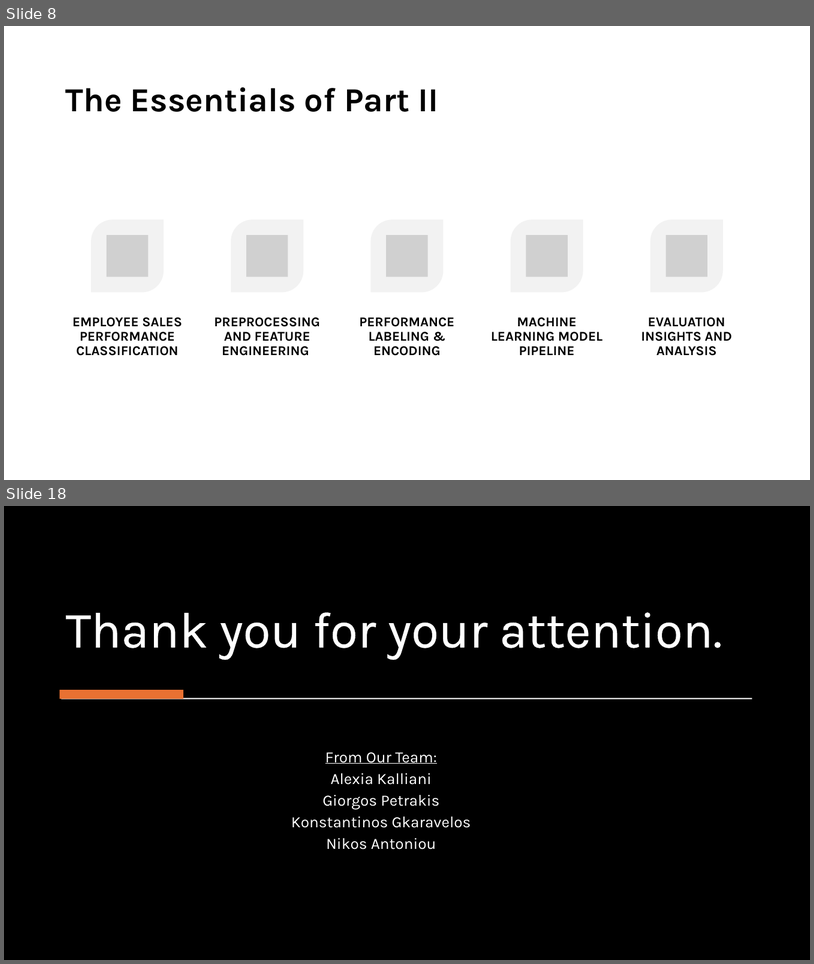
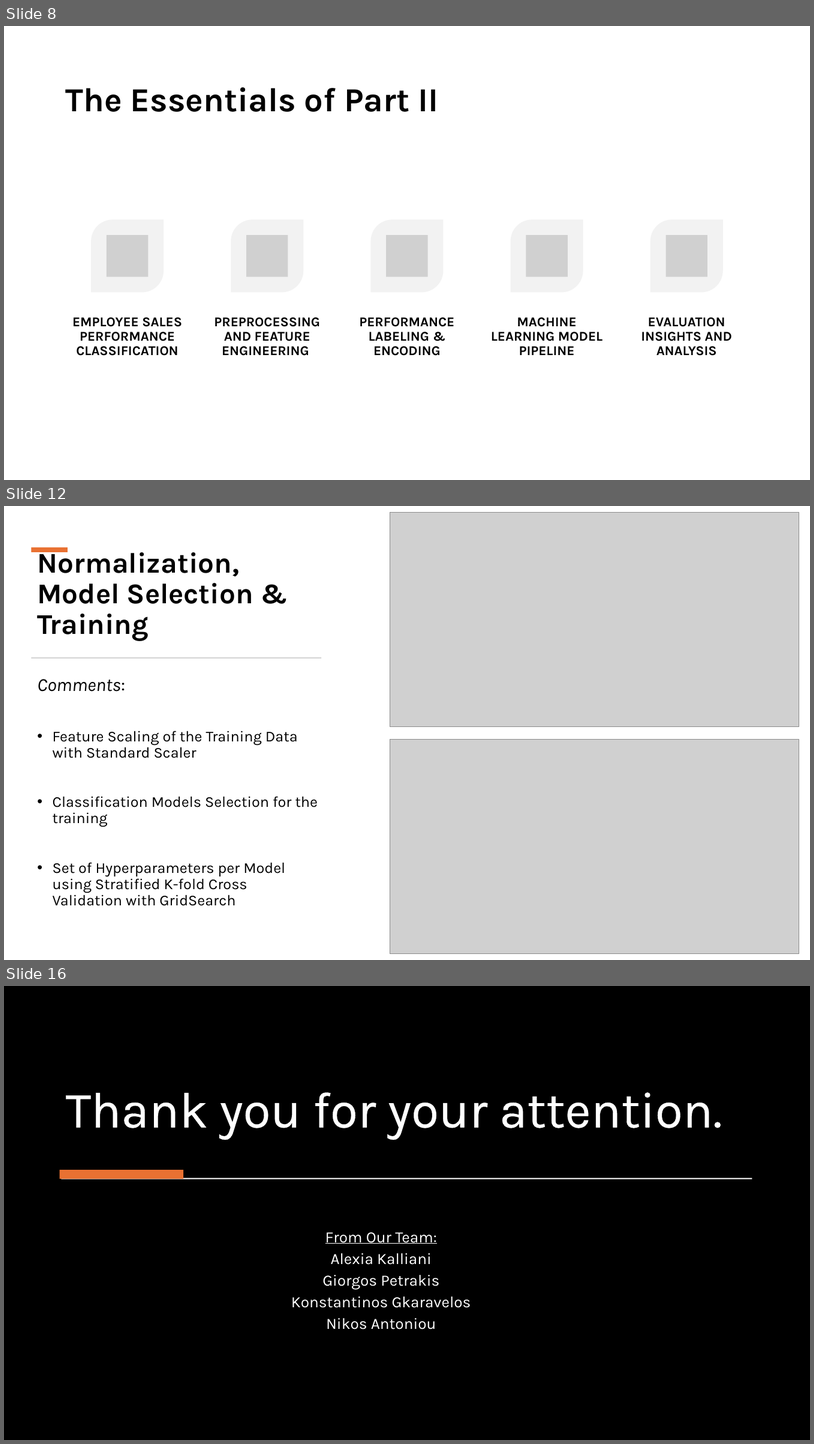
Before and after one commit to Konstant-gk/Chinook_Project, a slide deck: Chinook_Presentation/Project_Future_Chinook_Presentation.pptx. Shown one above the other, each under a label of ours: slides 8 and 18 before the commit, slides 8, 12 and 16 after it; the slides between them are not shown. The pictures are 814x964 and 814x1444 pixels, drawn with LibreOffice and Linux fonts; fonts in the diff are those of the drawing; grey boxes stand for pictures; background and template pictures are left out; a plain dark background stands for a picture behind light text. Boxes give left, top, right and bottom in pixels: in the first picture for what was removed or moved away, otherwise in the second. Text is boxed around its words. In the diff, an @@ line names an element or a change of style, - is before the commit and + after.

```diff
--- a/Chinook_Presentation/Project_Future_Chinook_Presentation.pptx
+++ b/Chinook_Presentation/Project_Future_Chinook_Presentation.pptx
@@ slide 12 added at [4, 506, 810, 960], background #FFFFFF @@
@@ picture added at [390, 512, 800, 726] @@
@@ rectangle added at [31, 547, 68, 552], fill #E97132 @@
@@ title added at [37, 547, 254, 641], 34 pt, text #000000, bold @@
+Normalization, Model Selection & Training
@@ rectangle added at [31, 657, 321, 658], fill #D5D5D5 @@
@@ text added at [37, 679, 318, 906], 18 pt, text #000000 @@
+Comments:
+• Feature Scaling of the Training Data with Standard Scaler
+• Classification Models Selection for the training
+• Set of Hyperparameters per Model using Stratified K-fold Cross Validation with GridSearch
@@ picture added at [390, 739, 800, 953] @@
@@ what was slide 18 is now slide 16 @@
```
Also in this commit, not shown: 2 slides changed, 4 other slides added, 7 slides removed.
